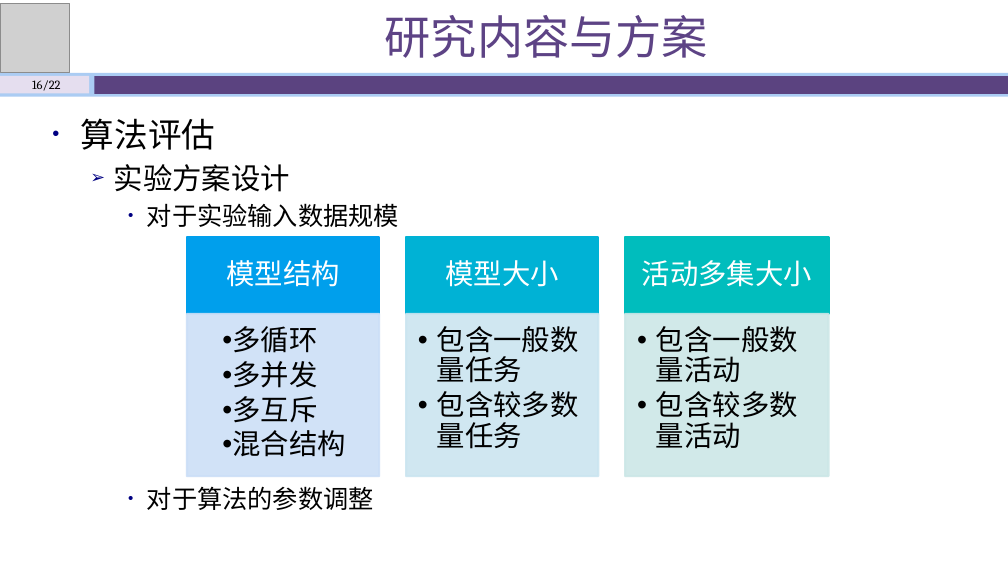
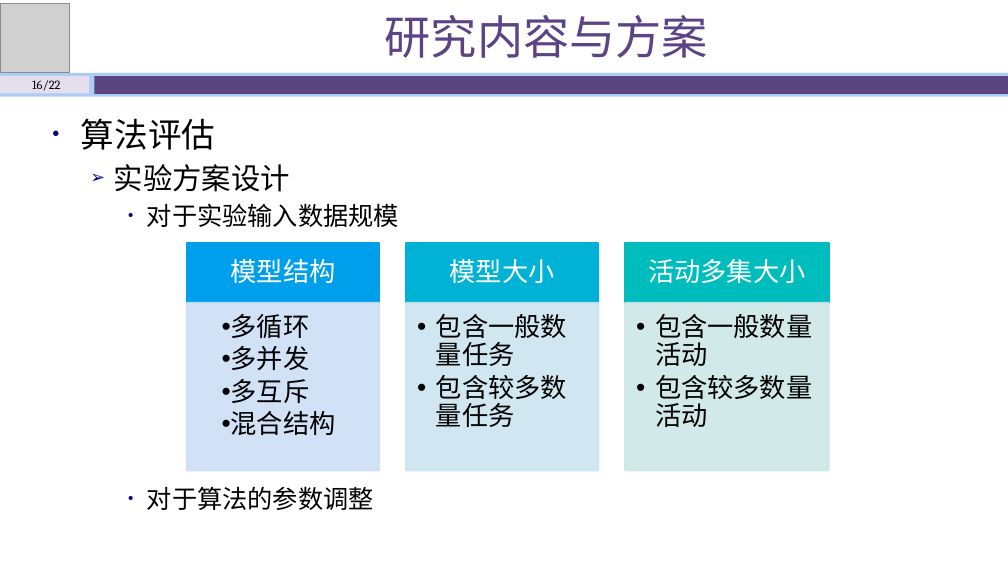
Before and after one commit to shawn47/0930, a slide deck: slide 16 of 开题答辩930-动画版.pptx. Drawn at 1008x567 pixels with LibreOffice and Linux fonts; fonts in the diff are those of the drawing; grey boxes stand for pictures. Boxes give left, top, right and bottom in pixels: in the first picture for what was removed or moved away, otherwise in the second. Text is boxed around its words. In the diff, an @@ line names an element or a change of style, - is before the commit and + after.

```diff
--- a/开题答辩930-动画版.pptx
+++ b/开题答辩930-动画版.pptx
@@ rectangle: place and size @@
-rectangle at [187,237,379,314]
+rectangle at [187,243,379,303]
@@ size 27 to 25 pt in 6 elements at [655,314,812,427], [231,314,336,435], [436,314,567,427], [648,259,805,283], [231,259,336,283], [450,259,555,283] @@
@@ rectangle: place and size @@
-rectangle at [406,237,598,314]
+rectangle at [406,243,598,303]
@@ rectangle: place and size @@
-rectangle at [625,237,829,314]
+rectangle at [625,243,829,303]
@@ text "多循环": place and size @@
-text "多循环" at [232,326,345,457]
+text "多循环" at [231,314,336,435]
@@ rectangle: place and size @@
-rectangle at [187,314,379,476]
+rectangle at [187,303,379,470]
@@ text "包含一般数量任务": place and size @@
-text "包含一般数量任务" at [437,326,579,449]
+text "包含一般数量任务" at [436,314,567,427]
@@ rectangle: place and size @@
-rectangle at [406,314,598,476]
+rectangle at [406,303,598,470]
@@ text "包含一般数量活动": place and size @@
-text "包含一般数量活动" at [656,326,798,449]
+text "包含一般数量活动" at [655,314,812,427]
@@ rectangle: place and size @@
-rectangle at [625,314,829,476]
+rectangle at [625,303,829,470]
```
Also in this commit, not shown: 7 other slides changed, 1 other file.
